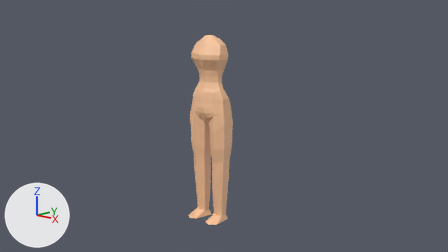
Two versions of the Blender file Low_poly human/LP-Human.blend, one commit apart.
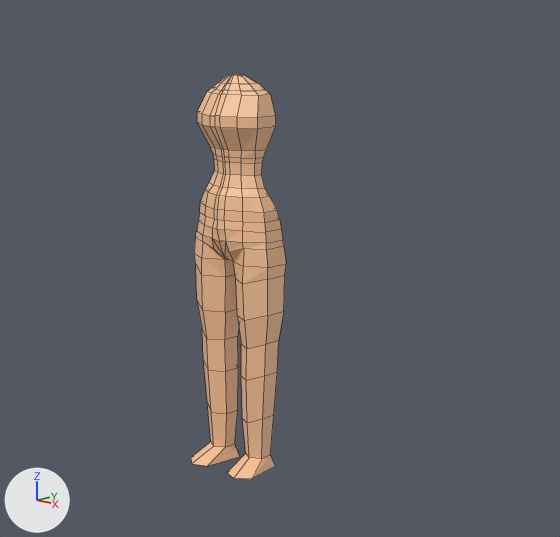
Each version appears first from the file's camera 'Camera', and next in a close-up on the part from 22% to 81% of the width and 0% to 100% of the height. The axes (+X, +Y, +Z) are drawn at lower left. The lights are the same throughout. The close-ups show mesh edges as thin lines.

Script lines for the objects in view, before the commit:
```python
me_cylinder = bpy.data.meshes.new('Cylinder')
me_cylinder.from_pydata(...)  # 184 vertices, 178 faces; spans x 0.0..0.87, y -0.69..0.54, z -0.01..6.77
me_cylinder.materials.append(mat_material_001)  # beige #fac59a
# before: 28 (0.18, -0.42, 3.86) at pixel (229, 252), 48 (0.1, -0.24, 3.65) at pixel (233, 261), 54 (0.0, -0.33, 3.71) at pixel (225, 258), 55 (0.0, 0.49, 3.99), 80 (0.0, 0.54, 4.06)
# before: 82 (0.16, -0.49, 4.06) at pixel (225, 240), 84 (0.0, -0.48, 4.02) at pixel (219, 241)
ob_cylinder = bpy.data.objects.new('Cylinder', me_cylinder)
ob_cylinder.location = (0.0, 0.0, 0.049)
ob_cylinder.scale = (0.275, 0.275, 0.275)
_m = ob_cylinder.modifiers.new('Mirror', 'MIRROR')
```
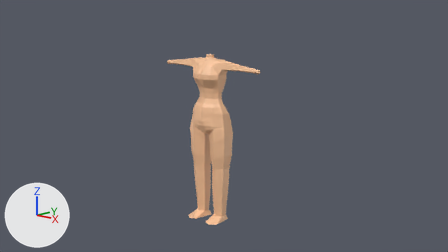
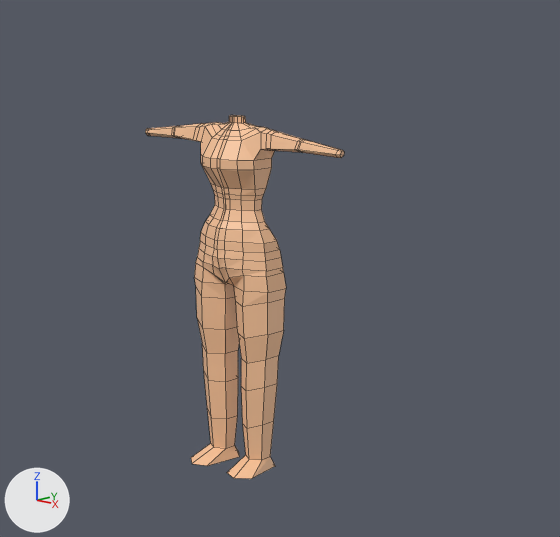
What changed in the scene script:
```text
Change me_cylinder:
    used by ob_cylinder; location = (0.0, 0.0, 0.049); scale = (0.275, 0.275, 0.275)
    verts and faces of me_cylinder; kept vertices keep their numbers, new ones are numbered from 184
    remove me_cylinder.from_pydata(...)  # 184 vertices, 178 faces; spans x 0.0..0.87, y -0.69..0.54, z -0.01..6.77
    add me_cylinder.from_pydata(...)  # 242 vertices, 234 faces; spans x 0.0..2.27, y -0.69..0.54, z -0.01..6.89
    me_cylinder part 1
    add delete_faces([(28, 82, 54, 48), (54, 82, 84)])
    add faces += [(54, 84, 80, 55), (28, 82, 84, 54), (28, 54, 48)]
    me_cylinder part 2
    2 vertices are removed from x 0.6, y -0.14..0.14, z 6.48
    9 faces are deleted
    4 vertices in x 0.7, y -0.28..0.16, z 5.95..6.13 move by (-0.08, 0.0, 0.0)
    10 vertices move from x 0.0..0.5, y -0.55..0.14, z 5.95..6.77 to x 0.0..0.52, y -0.52..0.14, z 5.95..6.77
    54 vertices are added at x 0.0..2.27, y -0.2..0.17, z 6.3..6.89
    6 new vertices lie (0.0, 0.0, 0.12) away from vertices in x 0.0..0.15, y -0.14..0.05, z 6.77
    64 new faces join them
Change ob_cylinder:
    ob_cylinder.scale: (0.275, 0.275, 0.275) -> (0.275, 0.275, 0.243)
```

Location of each change, [x1, y1, x2, y2] in pixels of the close-ups (560 x 537 px; the box of a moved part takes in the faces that stretch with it):
'Cylinder', reshaped, rescaled (108% wider, 10% shorter): before [191, 74, 286, 479]; after [145, 115, 344, 479]
part 1 of me_cylinder, moved or reshaped: before [212, 238, 233, 261]; after [213, 266, 233, 285]
part 2 of me_cylinder, built on: before [197, 74, 276, 151]; after [145, 115, 344, 190]
